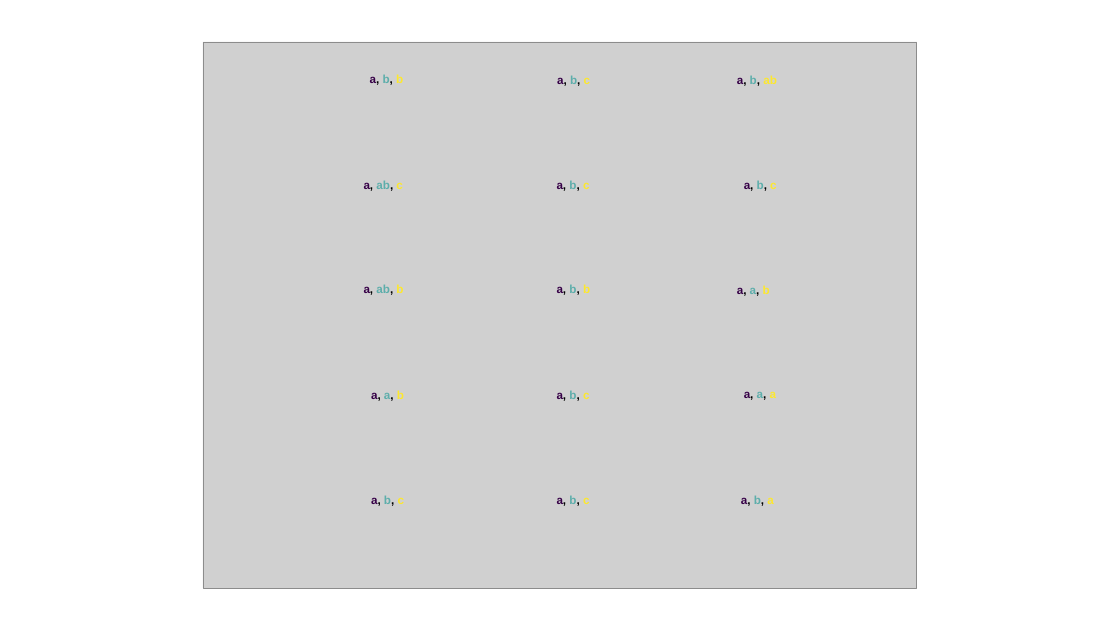
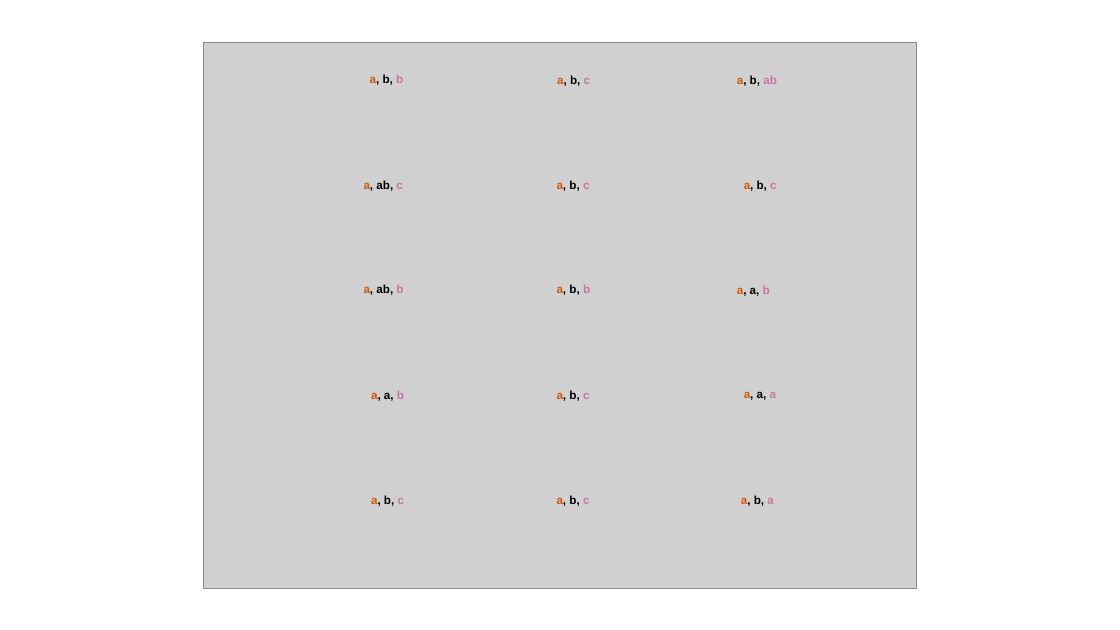
Before and after one commit to LinneaRock/STOICH_networks, a slide deck: slide 2 of Figures/FigureEdits.pptx (slide 1 before the commit). Drawn at 1120x630 pixels with LibreOffice and Linux fonts; fonts in the diff are those of the drawing; grey boxes stand for pictures. Boxes give left, top, right and bottom in pixels: in the first picture for what was removed or moved away, otherwise in the second. Text is boxed around its words. In the diff, an @@ line names an element or a change of style, - is before the commit and + after.

```diff
--- a/Figures/FigureEdits.pptx
+++ b/Figures/FigureEdits.pptx
@@ text "a, b, b" at box(370, 74, 403, 85): text colour #360047 to #D35700 in "a,"; text colour #5DAEAB to #000000 in "b,"; text colour #FDE82E to #CA73A3 in "b" @@
@@ text "a, b, ab" at box(737, 75, 777, 86): text colour #360047 to #D35700 in "a,"; text colour #5DAEAB to #000000 in "b,"; text colour #FDE82E to #CA73A3 in "ab" @@
@@ text "a, ab, c" at box(364, 180, 402, 191): text colour #360047 to #D35700 in "a,"; text colour #5DAEAB to #000000 in "ab,"; text colour #FDE82E to #CA73A3 in "c" @@
@@ text "a, ab, b" at box(364, 284, 403, 295): text colour #360047 to #D35700 in "a,"; text colour #5DAEAB to #000000 in "ab,"; text colour #FDE82E to #CA73A3 in "b" @@
@@ text "a, b, b" at box(557, 284, 590, 295): text colour #360047 to #D35700 in "a,"; text colour #5DAEAB to #000000 in "b,"; text colour #FDE82E to #CA73A3 in "b" @@
@@ text "a, a, b" at box(737, 286, 770, 296): text colour #360047 to #D35700, text colour #5DAEAB to #000000 in "a,"; text colour #FDE82E to #CA73A3 in "b" @@
@@ text "a, a, b" at box(371, 391, 404, 401): text colour #360047 to #D35700, text colour #5DAEAB to #000000 in "a,"; text colour #FDE82E to #CA73A3 in "b" @@
@@ text "a, a, a" at box(744, 391, 776, 400): text colour #360047 to #D35700, text colour #5DAEAB to #000000 in "a,"; text colour #FDE82E to #CA73A3 in "a" @@
@@ text colour #360047 to #D35700 in "a,"; text colour #5DAEAB to #000000 in "b,"; text colour #FDE82E to #CA73A3 in "c" in 6 elements at box(557, 75, 590, 86), box(557, 180, 589, 191), box(744, 180, 776, 191), box(557, 390, 589, 401), box(371, 495, 404, 506), box(557, 495, 589, 506) @@
@@ text "a, b, a" at box(741, 495, 773, 506): text colour #360047 to #D35700 in "a,"; text colour #5DAEAB to #000000 in "b,"; text colour #FDE82E to #CA73A3 in "a" @@
```
Also in this commit, not shown: 1 slide added, 11 other files.
